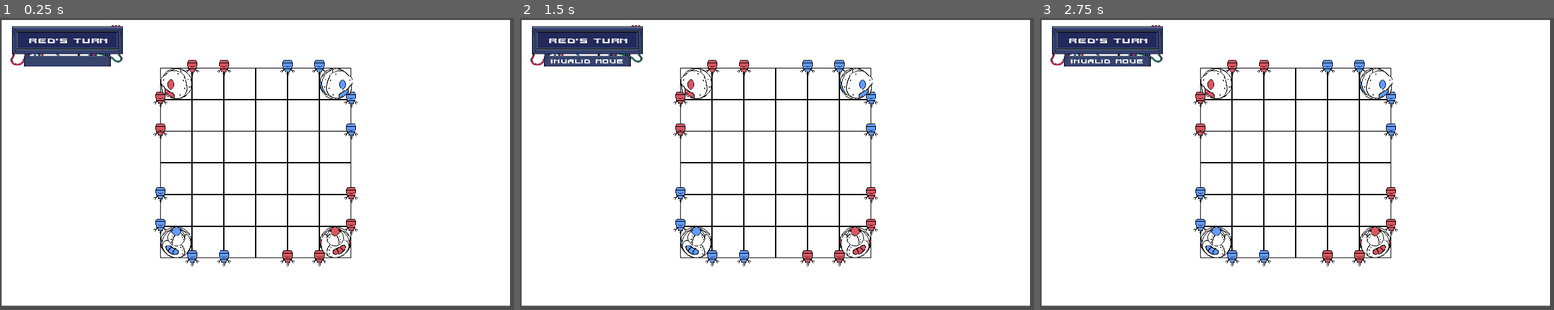
Above: before the commit, frames 1-3 (left to right).
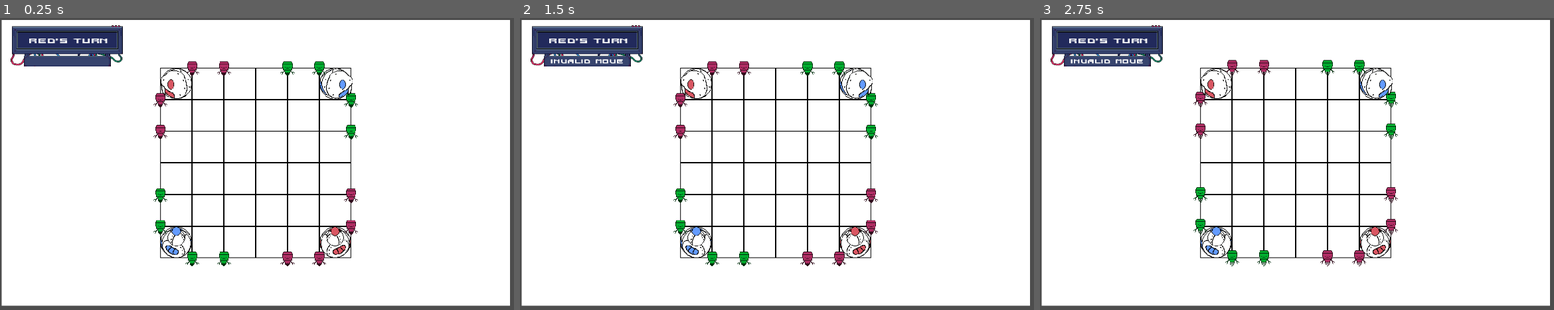
Above: after the commit, the same moments.

Repository: Kumm-feldt/capstone-project
Game: Godot game, scene res://scenes/main/Main.tscn
Two runs of this game, one before a commit and one after it. Both use one fixed random seed, a clock stepped at 60 frames per second and the inputs below.
Inputs (mouse positions are in pixels of both pictures, inside the frame that each line leads up to):
- Up to frame 1 (0.25 s): no input
- Up to frame 2 (1.5 s): tap Enter at 0.5 s; move the mouse to (900, 152) at 0.52 s; click (900, 152) at 0.67 s; move the mouse to (679, 181) at 1.27 s; click (679, 181) at 1.42 s
- Up to frame 3 (2.75 s): tap Space at 2 s; move the mouse to (1358, 102) at 2.02 s; click (1358, 102) at 2.17 s

The runs differ from the first frame. In frame 1, 1.5% of the frame differs, in the area x 29-70%, y 14-85%; in frame 2, 1.5%; in frame 3, 1.3%.

Commit message:
Font, Color code
Added:
- code to change the color of robot pins
- Font "Jersey10"

Diff:
--- /dev/null
+++ b/new-game-project/robotPin.gd
@@ -0,0 +1,14 @@
+extends AnimatedSprite2D
+
+var player: String
+var playerColor: Color
+
+
+func set_pin(ownerPlayer: String, givenPlayerColor: Color) -> void:
+	"""Set up the pin according to its player."""
+	player = ownerPlayer;
+
+	playerColor = givenPlayerColor
+	modulate = givenPlayerColor;
+
+	self.play("default");
--- a/new-game-project/scenes/board/Board.gd
+++ b/new-game-project/scenes/board/Board.gd
@@ -6,6 +6,10 @@
 # CONFIGURATION
 # ============================================
 var MODE = "AI"
+
+#Default colors:
+var player_color_x = Color("00e33eff");
+var player_color_o = Color("e83c84ff");
 
 # Board image dimensions
 const BOARD_WIDTH = 800
@@ -34,6 +38,7 @@
 
 var pin_o_scene = preload("res://scenes/pin/PinO.tscn")
 var pin_x_scene = preload("res://scenes/pin/PinX.tscn")
+var pin_robot_scene = preload("res://scenes/pin/robot_pin.tscn")
 
 var disk_o_scene = preload("res://scenes/disk/DiskO.tscn")
 var disk_x_scene = preload("res://scenes/disk/DiskX.tscn")
@@ -86,7 +91,7 @@
 		for col in range(7):
 			var state = GameState.PINS[row][col]
 			if state != ".":
-				create_pin_sprite(row, col, state)
+				create_robot_pin_sprite(row, col, state)
 
 	# Render coins (in octagons)
 	for row in range(6):
@@ -95,6 +100,7 @@
 			if state != ".":
 				create_coin_sprite(row, col, state)
 
+#DEPRECATED: superceded by create_robot_pin_sprite.
 func create_pin_sprite(row: int, col: int, player: String):
 	"""Create a pin sprite at array position"""
 	var pin_scene = pin_o_scene if player == "o" else pin_x_scene
@@ -106,6 +112,27 @@
 	add_child(sprite_instance)
 	# store reference
 	pin_sprites["%d_%d" % [row, col]] = sprite_instance
+
+
+func getPlayerColor(player: String) -> Color:
+	if (player == "o"):
+		return player_color_o;
+	else:
+		return player_color_x;
+
+
+func create_robot_pin_sprite(row: int, col: int, player: String):
+	var robot_scene = pin_robot_scene
+	var robot_instance = robot_scene.instantiate();
+	robot_instance.set_pin(player, getPlayerColor(player));
+
+	robot_instance.position = get_pin_screen_position(row, col)
+	robot_instance.z_index = 1  # Pins on top
+	# add scene to tree
+	add_child(robot_instance)
+	# store reference
+	pin_sprites["%d_%d" % [row, col]] = robot_instance
+
 
 func create_coin_sprite(row: int, col: int, player: String):
 	"""Create a coin scene at array position"""
--- /dev/null
+++ b/new-game-project/scenes/pin/robot_pin.tscn
@@ -0,0 +1,42 @@
+[gd_scene load_steps=7 format=3 uid="uid://cpb0uuejgj1fp"]
+
+[ext_resource type="Texture2D" uid="uid://cslpkkqyh2hpc" path="res://Images/spritesheets/robotBaseANIM_idle.png" id="1_xc5g5"]
+[ext_resource type="Script" uid="uid://duvork1xlhw56" path="res://robotPin.gd" id="2_esac4"]
+
+[sub_resource type="AtlasTexture" id="AtlasTexture_esac4"]
+atlas = ExtResource("1_xc5g5")
+region = Rect2(0, 0, 50, 50)
+
+[sub_resource type="AtlasTexture" id="AtlasTexture_2lwrw"]
+atlas = ExtResource("1_xc5g5")
+region = Rect2(50, 0, 50, 50)
+
+[sub_resource type="SpriteFrames" id="SpriteFrames_2lwrw"]
+animations = [{
+"frames": [{
+"duration": 1.0,
+"texture": SubResource("AtlasTexture_esac4")
+}, {
+"duration": 1.0,
+"texture": SubResource("AtlasTexture_2lwrw")
+}],
+"loop": true,
+"name": &"default",
+"speed": 2.0
+}]
+
+[sub_resource type="RectangleShape2D" id="RectangleShape2D_ervv4"]
+size = Vector2(23, 27)
+
+[node name="RobotPin" type="AnimatedSprite2D"]
+sprite_frames = SubResource("SpriteFrames_2lwrw")
+frame_progress = 0.95939475
+script = ExtResource("2_esac4")
+
+[node name="Area2D" type="Area2D" parent="."]
+scale = Vector2(1.945, 1.945)
+
+[node name="CollisionShape2D" type="CollisionShape2D" parent="Area2D"]
+position = Vector2(-0.5, 0.5)
+scale = Vector2(1.945, 1.945)
+shape = SubResource("RectangleShape2D_ervv4")
--- /dev/null
+++ b/new-game-project/scenes/robot/robot_pin.tscn
@@ -0,0 +1,29 @@
+[gd_scene load_steps=4 format=3 uid="uid://xc02ps0u477t"]
+
+[ext_resource type="Texture2D" uid="uid://4exf0g4awd3q" path="res://sprites/pins/pin_o.png" id="2_mlflm"]
+
+[sub_resource type="SpriteFrames" id="SpriteFrames_v37pg"]
+animations = [{
+"frames": [{
+"duration": 1.0,
+"texture": ExtResource("2_mlflm")
+}],
+"loop": true,
+"name": &"default",
+"speed": 5.0
+}, {
+"frames": [],
+"loop": true,
+"name": &"new_animation",
+"speed": 5.0
+}]
+
+[sub_resource type="RectangleShape2D" id="RectangleShape2D_7qic5"]
+
+[node name="RobotPin" type="AnimatedSprite2D"]
+sprite_frames = SubResource("SpriteFrames_v37pg")
+
+[node name="Area2D" type="Area2D" parent="."]
+
+[node name="CollisionShape2D" type="CollisionShape2D" parent="Area2D"]
+shape = SubResource("RectangleShape2D_7qic5")
Binary file changed: new-game-project/Images/aseprite Files/robotBase.aseprite
Binary file changed: new-game-project/Images/node1Base.png
Binary file changed: new-game-project/Images/robotBase.png
Binary file changed: new-game-project/Images/snakeHeadBase.png
Binary file changed: new-game-project/Images/snakeTailBase.png
Binary file added: new-game-project/Images/spritesheets/robotBaseANIM_idle.png
Not shown, added: new-game-project/Images/spritesheets/robotBaseANIM_idle.png.import
Binary file added: new-game-project/fonts/Jersey_10/Jersey10-Regular.ttf
Not shown, added: new-game-project/fonts/Jersey_10/OFL.txt
Not shown, added: new-game-project/robotPin.gd.uid
Not shown, added: new-game-project/scenes/board/Board.tscn10978229020.tmp
